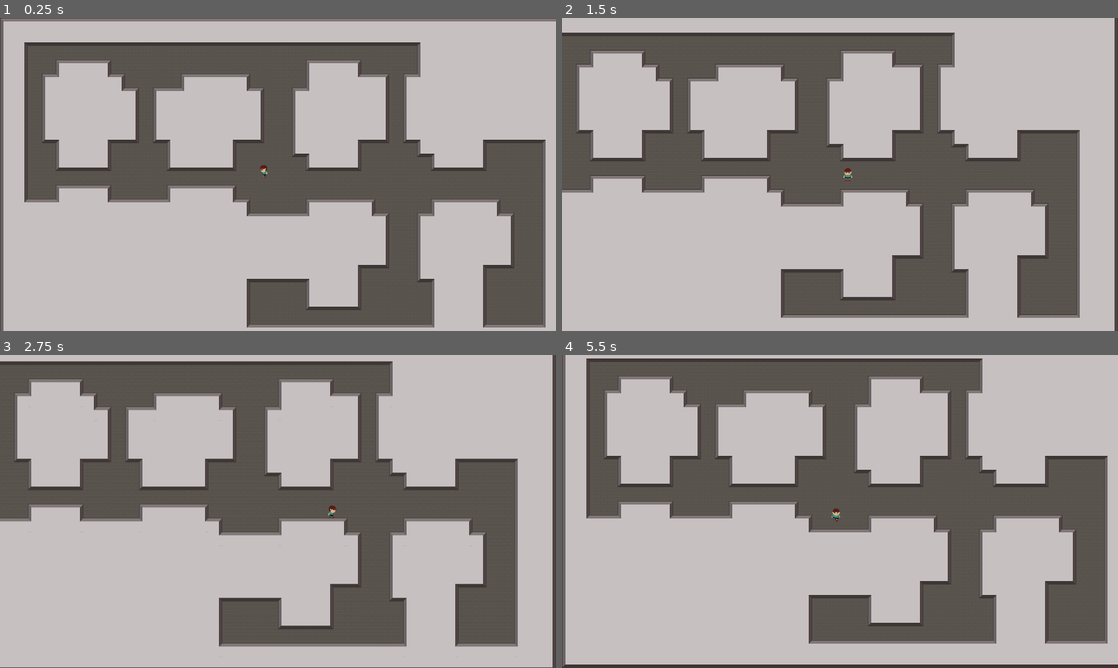
Above: before the commit, frames 1-4 (two rows, left to right).
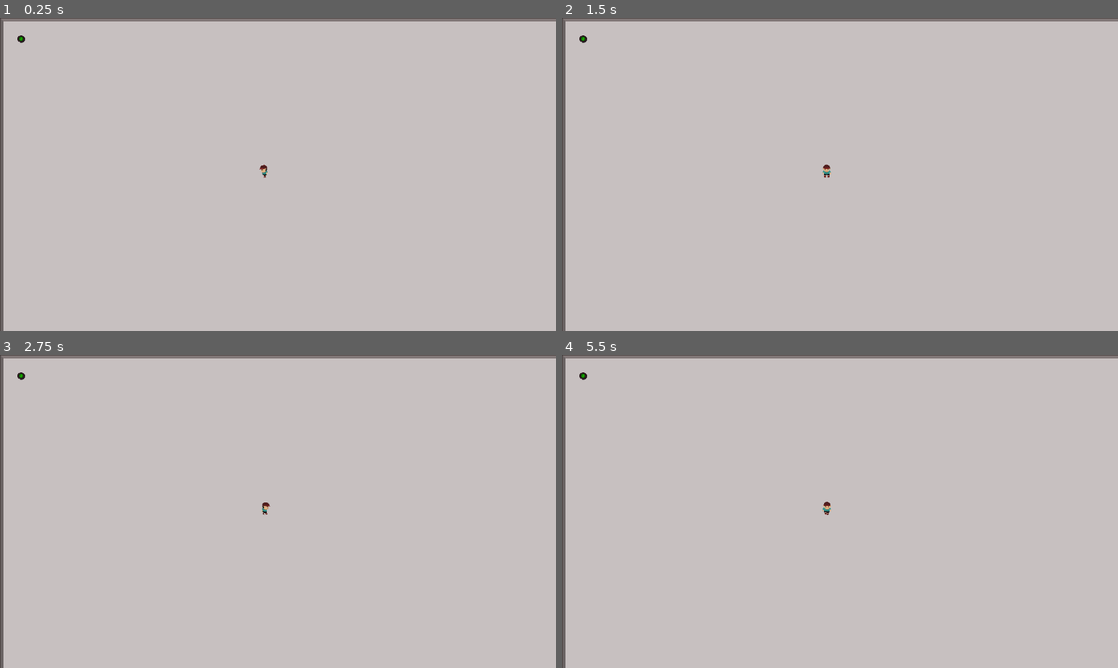
Above: after the commit, the same moments.

Repository: keklingaiu/B453-project
Game: Godot game, scene res://Game.tscn
Two runs of this game, one before a commit and one after it. Both use one fixed random seed, a clock stepped at 60 frames per second and the inputs below.
Inputs:
- Up to frame 1 (0.25 s): no input
- Up to frame 2 (1.5 s): tap Enter at 0.5 s; hold D (right) 0.53-1.28 s; hold S (down) from 1.28 s (still down)
- Up to frame 3 (2.75 s): tap Space at 2 s; release S (down) at 2.03 s; hold D (right) from 2.03 s (still down)
- Up to frame 4 (5.5 s): release D (right) at 2.78 s; hold W (up) 2.78-3.53 s; tap Enter at 3.5 s; hold A (left) 3.53-5.03 s; tap Space at 4.25 s; hold S (down) from 5.03 s (still down)

The runs differ from the first frame. In frame 1, 36% of the frame differs, in the area x 3-99%, y 5-99%; in frame 2, 38%; in frame 3, 38%; in frame 4, 38%, in the area x 0-100%, y 0-100%.
Error after the commit: Invalid get index 'rooms' (on base: 'Array'). (res://Scripts/Game.gd:29)

Commit message:
Added instance of exit button to walker script

Diff:
--- a/Castle Clash/Scripts/Game.gd
+++ b/Castle Clash/Scripts/Game.gd
@@ -24,6 +24,10 @@
 	add_child(player)
 	player.position = level.front() * 32
 
+	var exit = Exit.instance()
+	add_child(exit)
+	exit.position = level.rooms
+
 	levelWalker.queue_free()
 	for location in level:
 		tileMap.set_cellv(location, -1)
--- a/Castle Clash/Scripts/LevelWalker.gd
+++ b/Castle Clash/Scripts/LevelWalker.gd
@@ -10,6 +10,8 @@
 var step_history = []
 var steps_since_turn = 0
 
+var rooms = []
+
 var randomRoomSize = (randi() % 4+3)
 
 func _init(start_pos, new_borders):
@@ -19,7 +21,7 @@
 	borderOfMap = new_borders
 
 func walk(steps):
-	generate_room(position)
+	place_room(position)
 	for step in steps:
 		if steps_since_turn >= 9:
 			switch_dir()
@@ -40,7 +42,7 @@
 		return false
 
 func switch_dir():
-	generate_room(position)
+	place_room(position)
 	steps_since_turn = 0
 	var directions = moveableDirections.duplicate()
 	directions.erase(direction)
@@ -49,7 +51,7 @@
 	while not borderOfMap.has_point(position + direction):
 		direction = directions.pop_front()
 
-func generate_room(position):
+func place_room(position):
 	var sizeOfRoom = Vector2(randomRoomSize, randomRoomSize)
 	var leftCornerOfRoom = (position - sizeOfRoom/2).ceil()
 	for y in sizeOfRoom.y:
